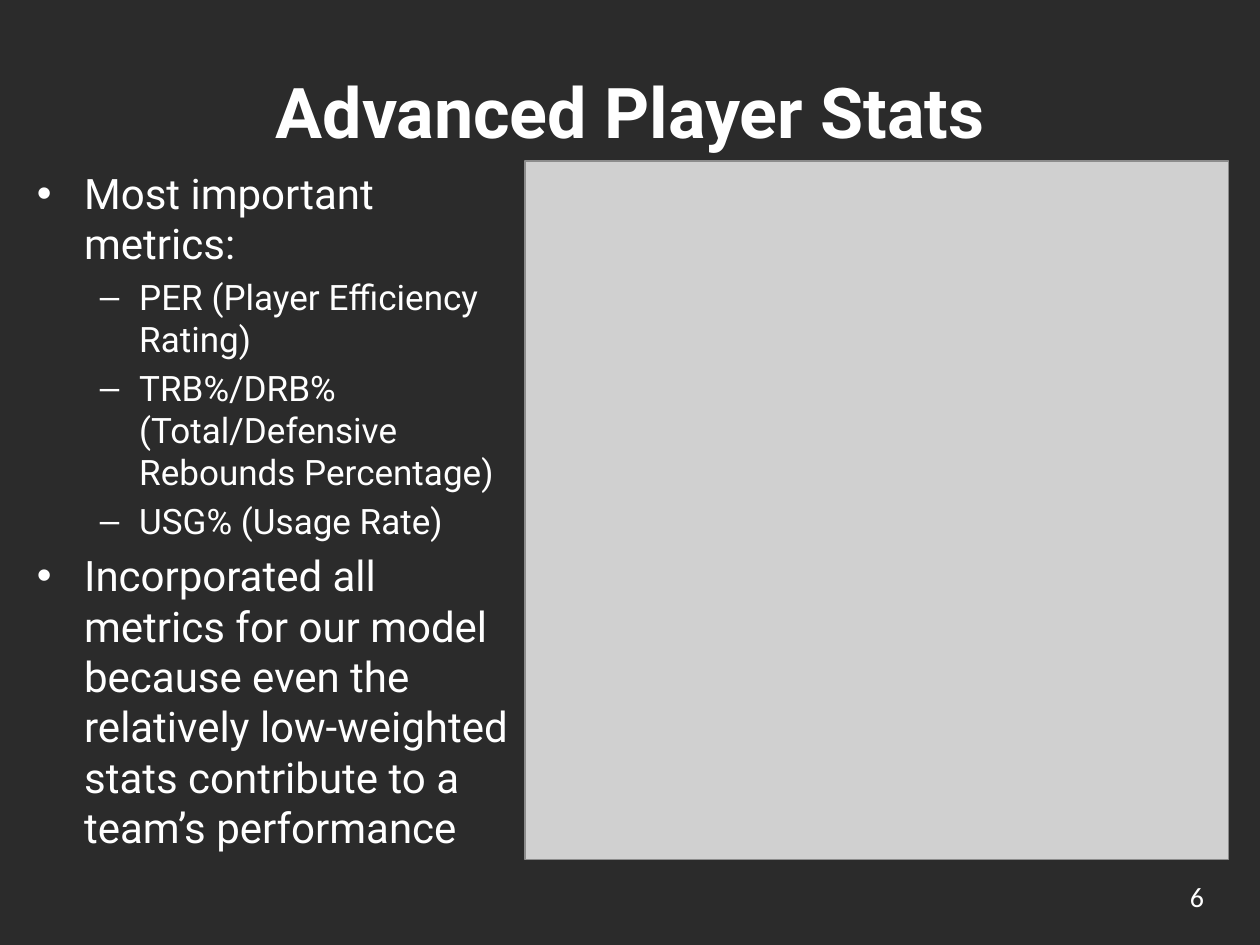
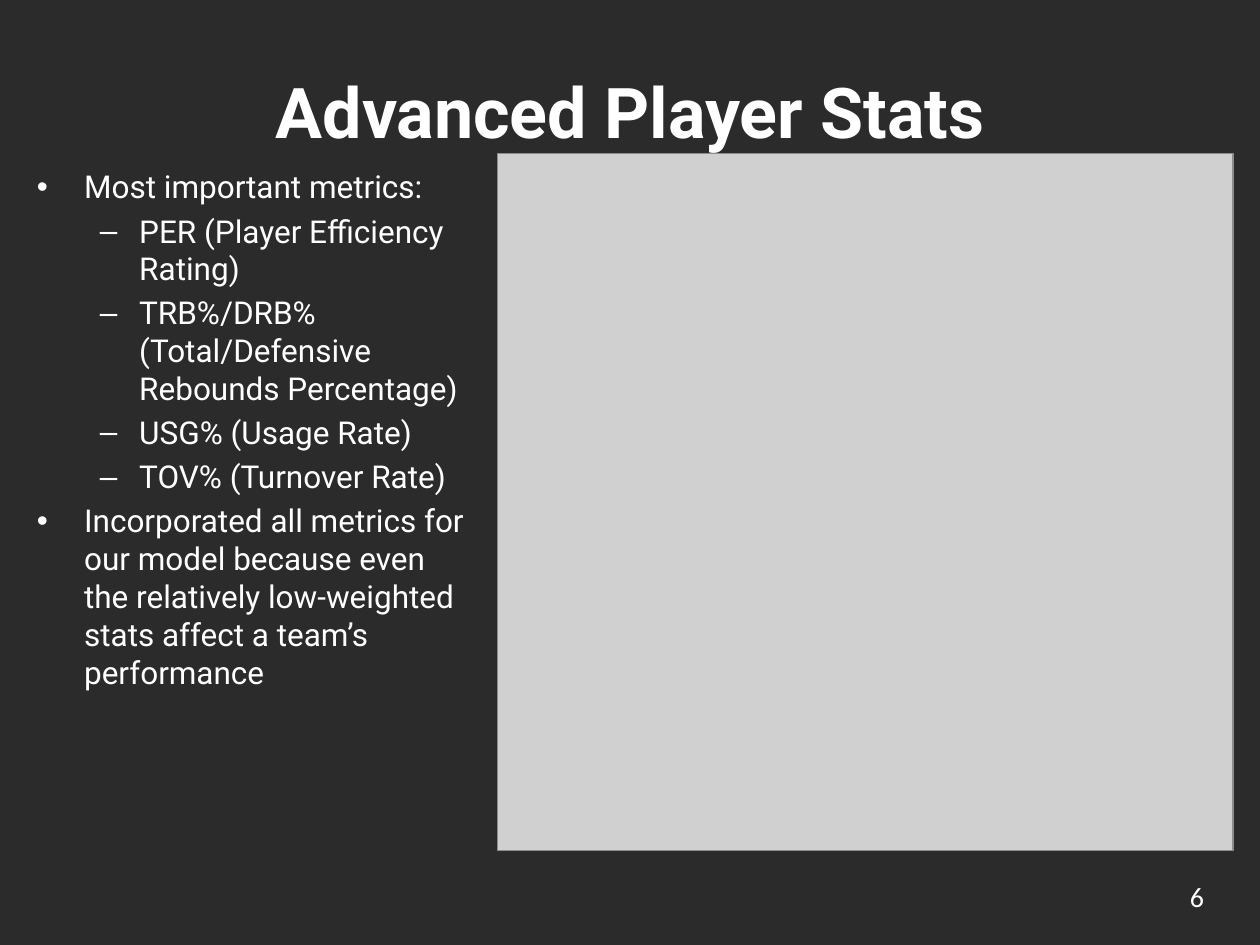
Before and after one commit to ickletsmulet/ECE-143-Group-19, a slide deck: slide 6 of Presentation.pptx. Drawn at 1260x945 pixels with LibreOffice and Linux fonts; fonts in the diff are those of the drawing; grey boxes stand for pictures; background and template pictures are left out; a plain dark background stands for a picture behind light text. Boxes give left, top, right and bottom in pixels: in the first picture for what was removed or moved away, otherwise in the second. Text is boxed around its words. In the diff, an @@ line names an element or a change of style, - is before the commit and + after.

```diff
--- a/Presentation.pptx
+++ b/Presentation.pptx
@@ text at (84,175,457,451): size 24 to 18 pt in "Most important metrics:"; size 20 to 18 pt in "PER (Player Efficiency Rating)", "TRB%/DRB% (Total/Defensive Rebounds Percentage)", "USG% (Usage Rate)"; less space between paragraphs @@
@@ picture: place and size @@
-picture at (525,161,1228,859)
+picture at (498,154,1234,850)
@@ text at (84,463,464,691): text changed; size 24 to 18 pt @@
-• Incorporated all metrics for our model because even the relatively low-weighted stats contribute to a team’s performance
+  – TOV% (Turnover Rate)
+• Incorporated all metrics for our model because even the relatively low-weighted stats affect a team’s performance
```
Also in this commit, not shown: 6 other slides changed, 2 slides added, 3 slides removed.
